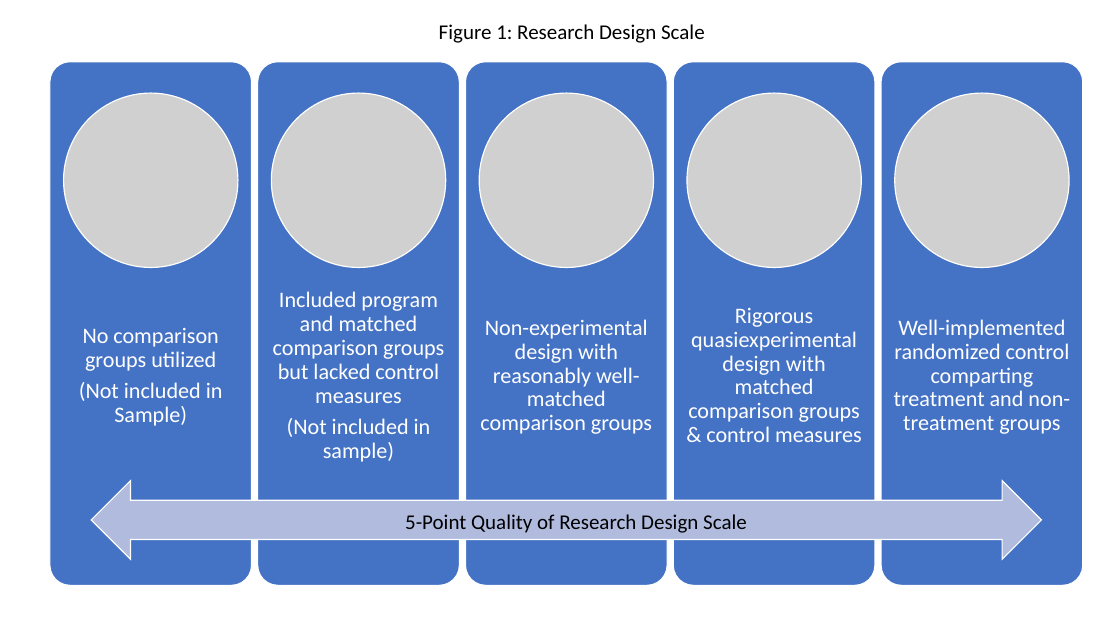
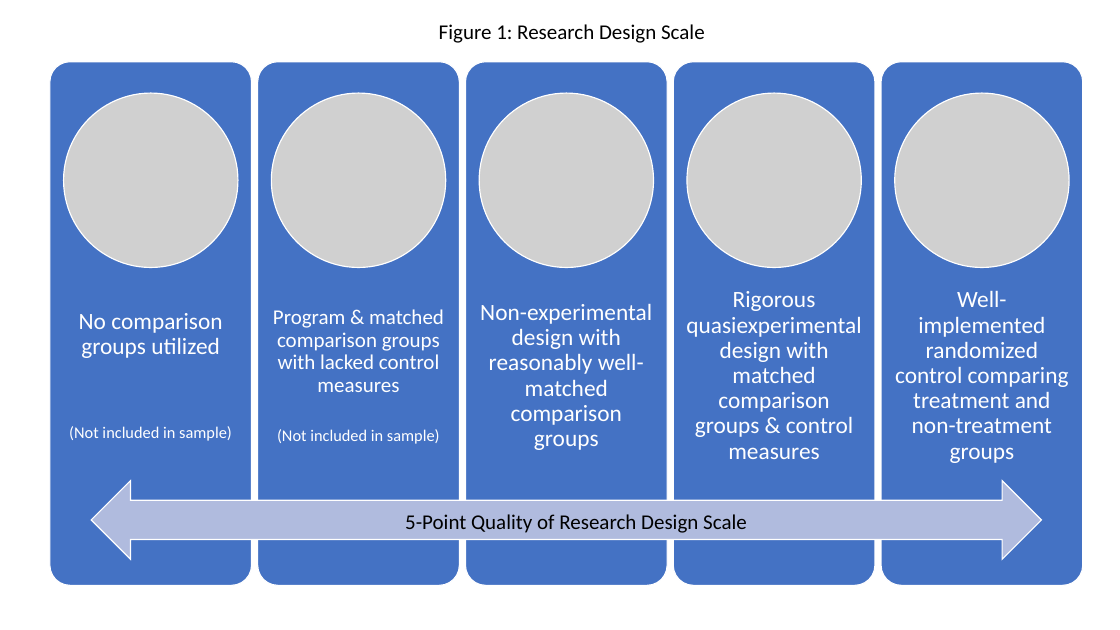
Before and after one commit to kvanselous/HDFS585, a slide deck: slide 3 of Image.pptx. Drawn at 1120x630 pixels with LibreOffice and Linux fonts; fonts in the diff are those of the drawing; grey boxes stand for pictures. Boxes give left, top, right and bottom in pixels: in the first picture for what was removed or moved away, otherwise in the second. Text is boxed around its words. In the diff, an @@ line names an element or a change of style, - is before the commit and + after.

```diff
--- a/Image.pptx
+++ b/Image.pptx
@@ text "Non-experimental design with reasonably well-matched ..." at (480, 304, 652, 450): size 19 to 20 pt @@
@@ text "Rigorous quasiexperimental design with matched ..." at (686, 291, 861, 459): size 19 to 20 pt @@
@@ text at (895, 291, 1069, 463): text changed; size 19 to 20 pt @@
-Well-implemented randomized control comparting treatment and non-treatment groups
+Well-implemented randomized control comparing treatment and non-treatment groups
@@ text at (79, 313, 222, 358): size 19 to 20 pt in "No comparison groups utilized" @@
@@ text at (273, 309, 444, 392): text changed; size 19 to 18 pt @@
-Included program and matched comparison groups but lacked control measures
+Program & matched comparison groups with lacked control measures
@@ text at (69, 426, 232, 441): text changed; size 19 to 14 pt @@
-(Not included in Sample)
+(Not included in sample)
@@ text at (277, 429, 440, 444): size 19 to 14 pt in "(Not included in sample)"; less space between paragraphs @@
```
Also in this commit, not shown: 1 other slide changed, 1 slide added, 1 other file.
